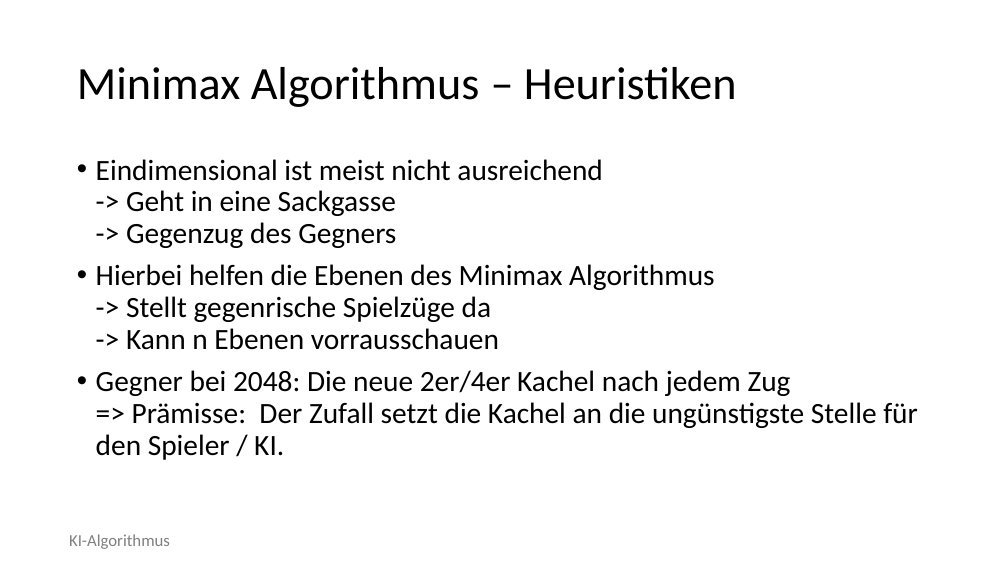
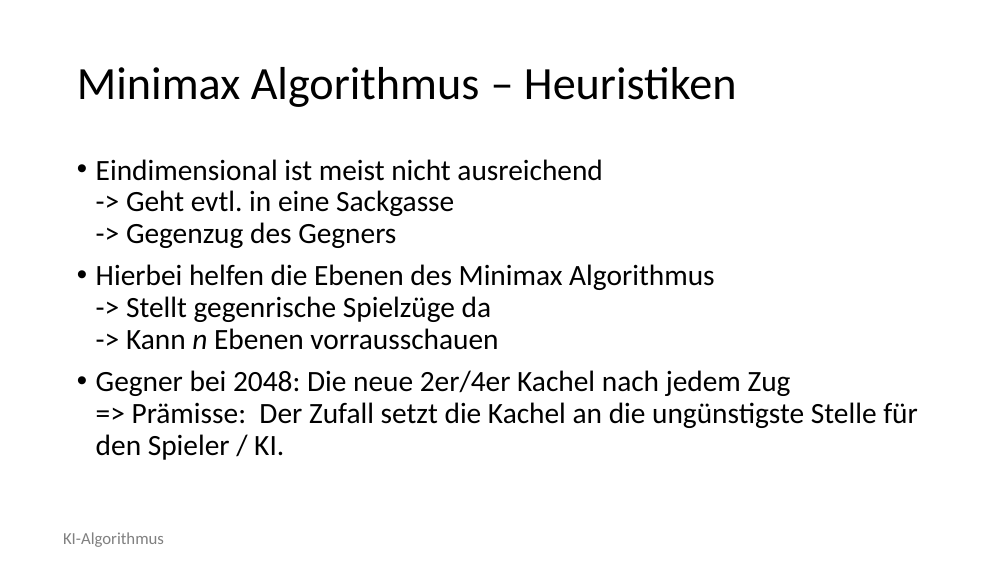
Before and after one commit to semklauke/2048, a slide deck: slide 10 of documentation/Presentation.pptx. Drawn at 1008x567 pixels with LibreOffice and Linux fonts; fonts in the diff are those of the drawing; background and template pictures are left out. Boxes give left, top, right and bottom in pixels: in the first picture for what was removed or moved away, otherwise in the second. Text is boxed around its words. In the diff, an @@ line names an element or a change of style, - is before the commit and + after.

```diff
--- a/documentation/Presentation.pptx
+++ b/documentation/Presentation.pptx
@@ text at (96, 159, 602, 248): text changed @@
-• Eindimensional ist meist nicht ausreichend
-  -> Geht in eine Sackgasse
-  -> Gegenzug des Gegners
+• Eindimensional ist meist nicht ausreichend
+  -> Geht evtl. in eine Sackgasse
+  -> Gegenzug des Gegners
@@ text "KI-Algorithmus": place and size @@
-text "KI-Algorithmus" at (69, 534, 170, 549)
+text "KI-Algorithmus" at (63, 532, 164, 547)
```
Also in this commit, not shown: 14 other slides changed, 1 other file.
